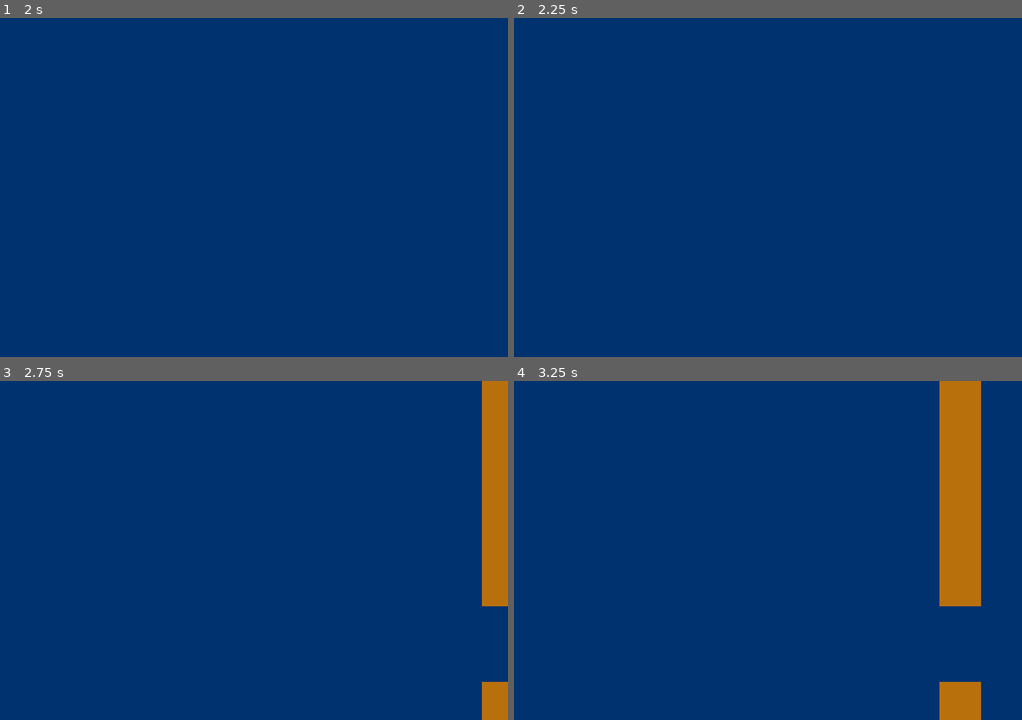
Above: before the commit, frames 1-4 (two rows, left to right).
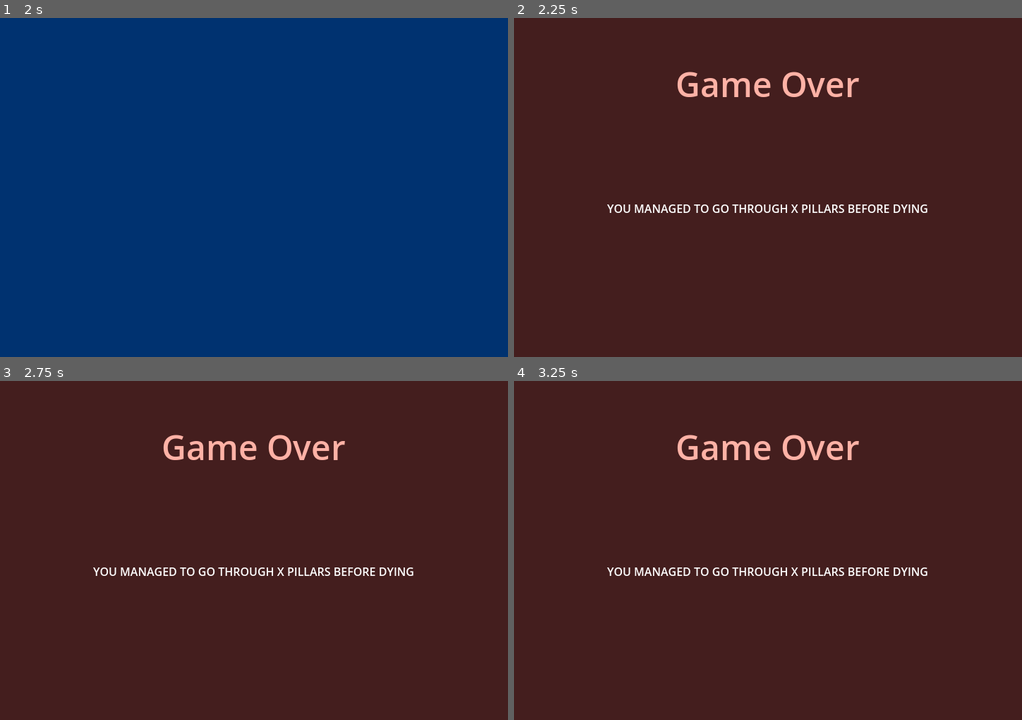
Above: after the commit, the same moments.

Repository: KreaeTerra/Proppy-Plane
Game: Godot game, scene res://scenes/world.tscn
Same seed, same stepped clock (60 frames per second), same inputs: the game is played once before the commit and once after it. The engine's default icon, where the game draws it, is replaced by a stand-in: a white triangle on a blue panel in a dark square.
Inputs:
- Up to frame 1 (2 s): hold Right (ui_right) 0.53-1.28 s; hold Left (ui_left) from 1.28 s (still down)
- Up to frame 2 (2.25 s): tap Enter at 2 s; release Left (ui_left) at 2.03 s; hold Right (ui_right) from 2.03 s (still down)
- Up to frame 3 (2.75 s): keep holding Right (ui_right)
- Up to frame 4 (3.25 s): release Right (ui_right) at 2.78 s; hold Up (ui_up) from 2.78 s (still down)

Frame 1 is identical in both runs. In frame 2, 100% of the frame differs, in the area x 0-100%, y 0-100%; in frame 3, 100%; in frame 4, 100%.

Commit message:
Switch to the game over scene when the player hits a pillar

Diff:
--- a/scenes/world.tscn
+++ b/scenes/world.tscn
@@ -1,10 +1,12 @@
-[gd_scene load_steps=3 format=3 uid="uid://dyw34rn6apu6v"]
+[gd_scene load_steps=4 format=3 uid="uid://dyw34rn6apu6v"]
 
 [ext_resource type="Script" path="res://scripts/world.gd" id="1_xcusl"]
 [ext_resource type="PackedScene" uid="uid://b1xj0tsrr44q" path="res://scenes/plane.tscn" id="2_h6ayy"]
+[ext_resource type="PackedScene" uid="uid://ccv61s5h6i5ou" path="res://scenes/game_over_screen.tscn" id="2_kvwnv"]
 
 [node name="World" type="Node2D"]
 script = ExtResource("1_xcusl")
+scene_game_over = ExtResource("2_kvwnv")
 
 [node name="Background" type="ColorRect" parent="."]
 offset_right = 720.0
--- a/scripts/world.gd
+++ b/scripts/world.gd
@@ -4,6 +4,8 @@
 
 @onready var timer : Node = $PillarTimer
 @onready var player : Node = $Plane/Area2D
+
+@export var scene_game_over : PackedScene
 
 func _ready():
 	randomize()
@@ -22,4 +24,4 @@
 	timer.start()
 
 func player_hits_obstacle(body):
-	print("Hit Detected")
+	get_tree().change_scene_to_packed(scene_game_over)
